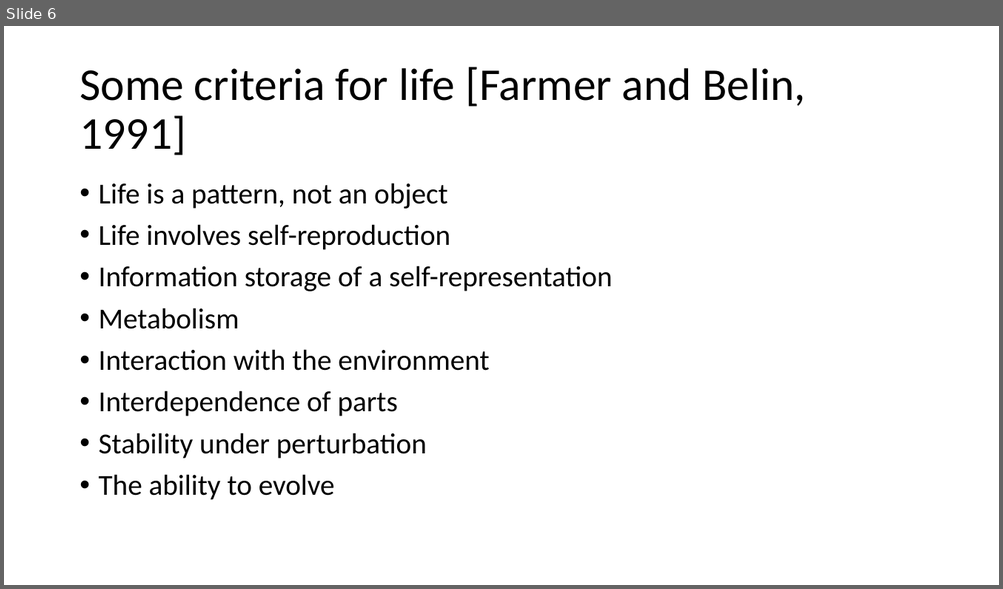
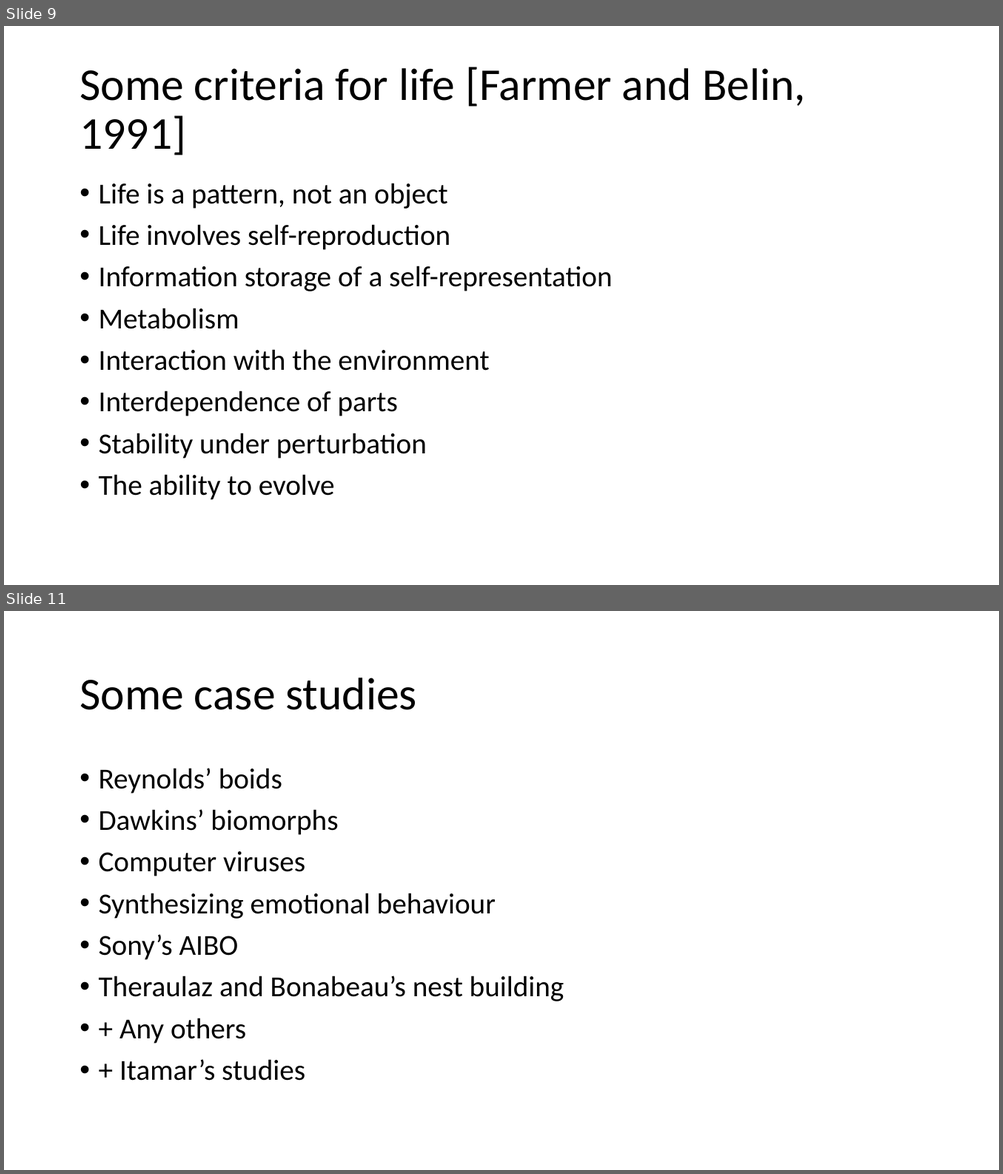
Before and after one commit to BenChurch/Fall2016, a slide deck: CISC879/ChapterPresentation/LectureSlidesCh8.pptx. Shown one above the other, each under a label of ours: slide 6 before the commit, slides 9 and 11 after it; the slides between them are not shown. The pictures are 1003x589 and 1003x1174 pixels, drawn with LibreOffice and Linux fonts; fonts in the diff are those of the drawing. Boxes give left, top, right and bottom in pixels: in the first picture for what was removed or moved away, otherwise in the second. Text is boxed around its words. In the diff, an @@ line names an element or a change of style, - is before the commit and + after.

```diff
--- a/CISC879/ChapterPresentation/LectureSlidesCh8.pptx
+++ b/CISC879/ChapterPresentation/LectureSlidesCh8.pptx
@@ slide 11 added at (4, 611, 999, 1170), background #FFFFFF @@
@@ title added at (79, 678, 418, 710), 44 pt, text #000000 @@
+Some case studies
@@ text added at (99, 768, 564, 1081), 28 pt, text #000000 @@
+• Reynolds’ boids
+• Dawkins’ biomorphs
+• Computer viruses
+• Synthesizing emotional behaviour
+• Sony’s AIBO
+• Theraulaz and Bonabeau’s nest building
+• + Any others
+• + Itamar’s studies
@@ what was slide 6 is now slide 9 @@
```
Also in this commit, not shown: 2 slides changed, 4 other slides added, 14 other files.
